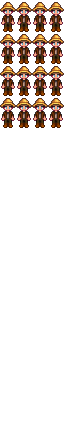
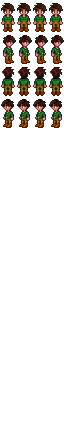
The second (64, 448) image is a revision of the first. Changes to its layers:
added layer "dylansprite.png" above "AnaSprite.png" over (x1=1, y1=3, x2=64, y2=128)
hid "ZechSprite.png" over (x1=0, y1=2, x2=64, y2=128)
